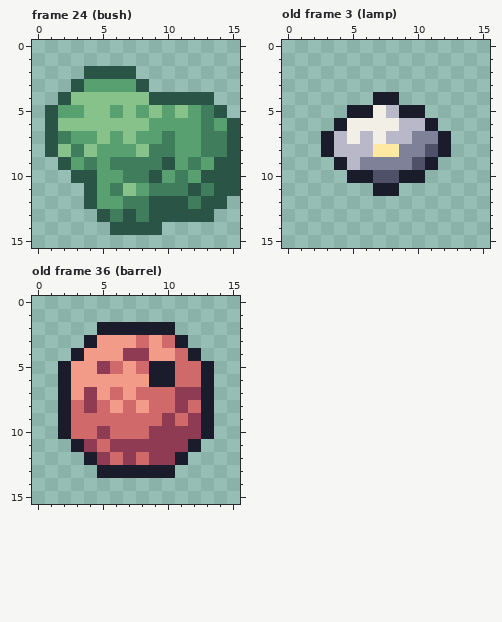
Two states of a pixel-art file, art/props.aseprite. The picture above is the old version.
16x16 pixels, 40 frames. Shown: frame 24 (bush), old frame 3 (lamp), old frame 36 (barrel). The commit also changed other frames, which this record leaves out.
After the commit:
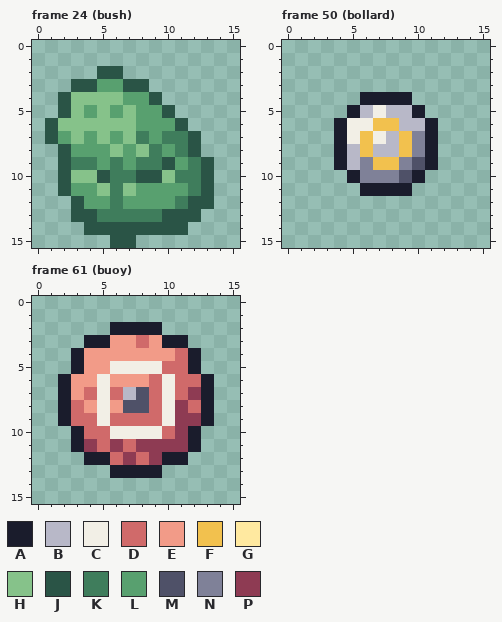
Palette (. is transparent): A #1a1c2c  B #b8b8c8  C #f2efe6  D #d06a6a  E #f29b88  F #f2c14e  G #ffe9a0  H #86c28a  J #2a5446  K #3f7d5c  L #58a06f  M #4f5168  N #7f8198  P #8e3b53
A new or re-ordered frame is compared with the old frame closest to it.
Difference:
frames 40 -> 71
Changed rows in their new state; - is an unchanged pixel.
Frame 24 (bush):
first column x 1:
 2 ---.--.--------
 3 ---J--J--------
 4 ------LL-....--
 5 .JHL----LJ....-
 6 -------L--J....
 7 -LH----K--KJ...
 8 .JLL-H---LKJ...
 9 --K---L-----J..
10 -JHHJK-J-H-K-..
11 -JLLH---LLLKJ..
12 --JL-KLLLLKJ-.-
13 --JJK-K-K---.--
14 ---JJ----JJ----
15 -----JJ--------
Frame 50 (bollard) is new; against old frame 3 (lamp):
first column x 3:
 4 ---A--A---
 5 ---B--B---
 6 ----FF----
 7 .A-F--F-A.
 8 .A-FBBF-A.
 9 ----FF----
10 ---NNNM---
11 ---A--A---
Frame 61 (buoy) is new; against old frame 36 (barrel):
first column x 2:
 2 ---.----.---
 3 ---A----A---
 4 -----EE-----
 5 .A-ECCCCD-A.
 6 ---C---DC---
 7 --DC-BM-CD--
 8 --EC-MM-C---
 9 ---C----CP--
10 .A-DCCCCD-A.
11 -----D------
12 ---A----A---
13 ---.----.---
